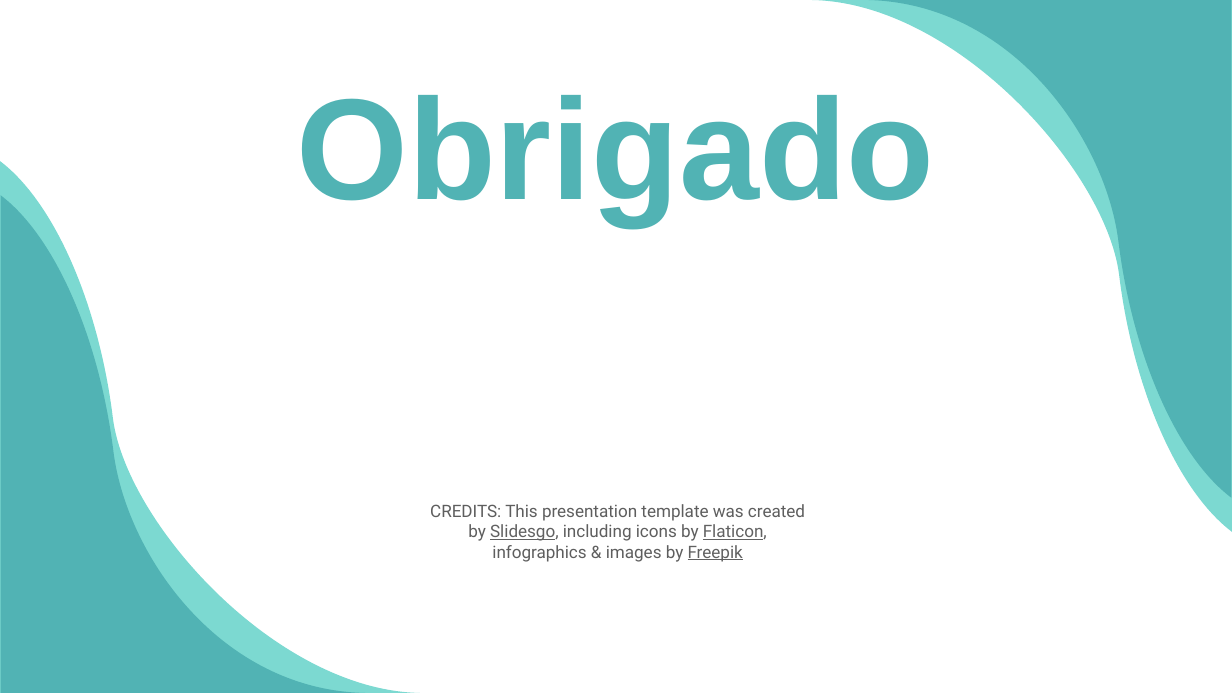
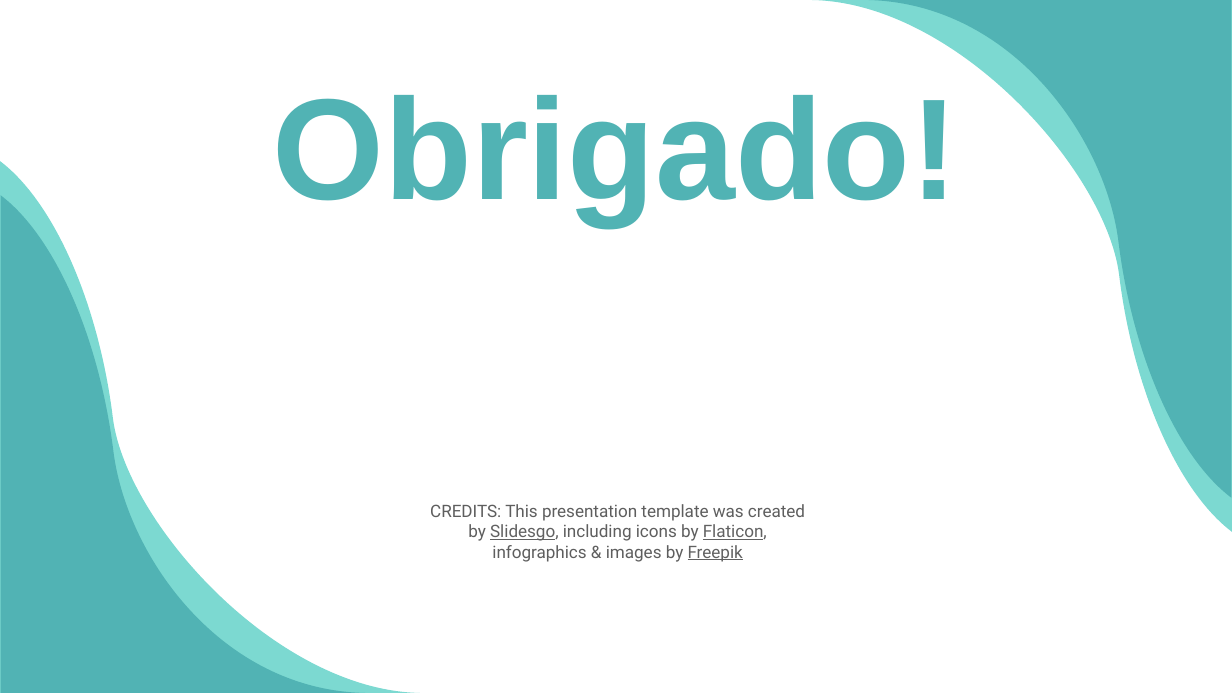
Before and after one commit to JulioCTavares/gestao-de-acesso, a slide deck: slide 11 of SGE/Kickoff/Vaccination Thesis Defense by Slidesgo.pptx. Drawn at 1232x693 pixels with LibreOffice and Linux fonts; fonts in the diff are those of the drawing. Boxes give left, top, right and bottom in pixels: in the first picture for what was removed or moved away, otherwise in the second. Text is boxed around its words. In the diff, an @@ line names an element or a change of style, - is before the commit and + after.

```diff
--- a/SGE/Kickoff/Vaccination Thesis Defense by Slidesgo.pptx
+++ b/SGE/Kickoff/Vaccination Thesis Defense by Slidesgo.pptx
@@ title at (273,95,959,224): text changed @@
-Obrigado
+Obrigado!
```
Also in this commit, not shown: 5 other slides changed.
